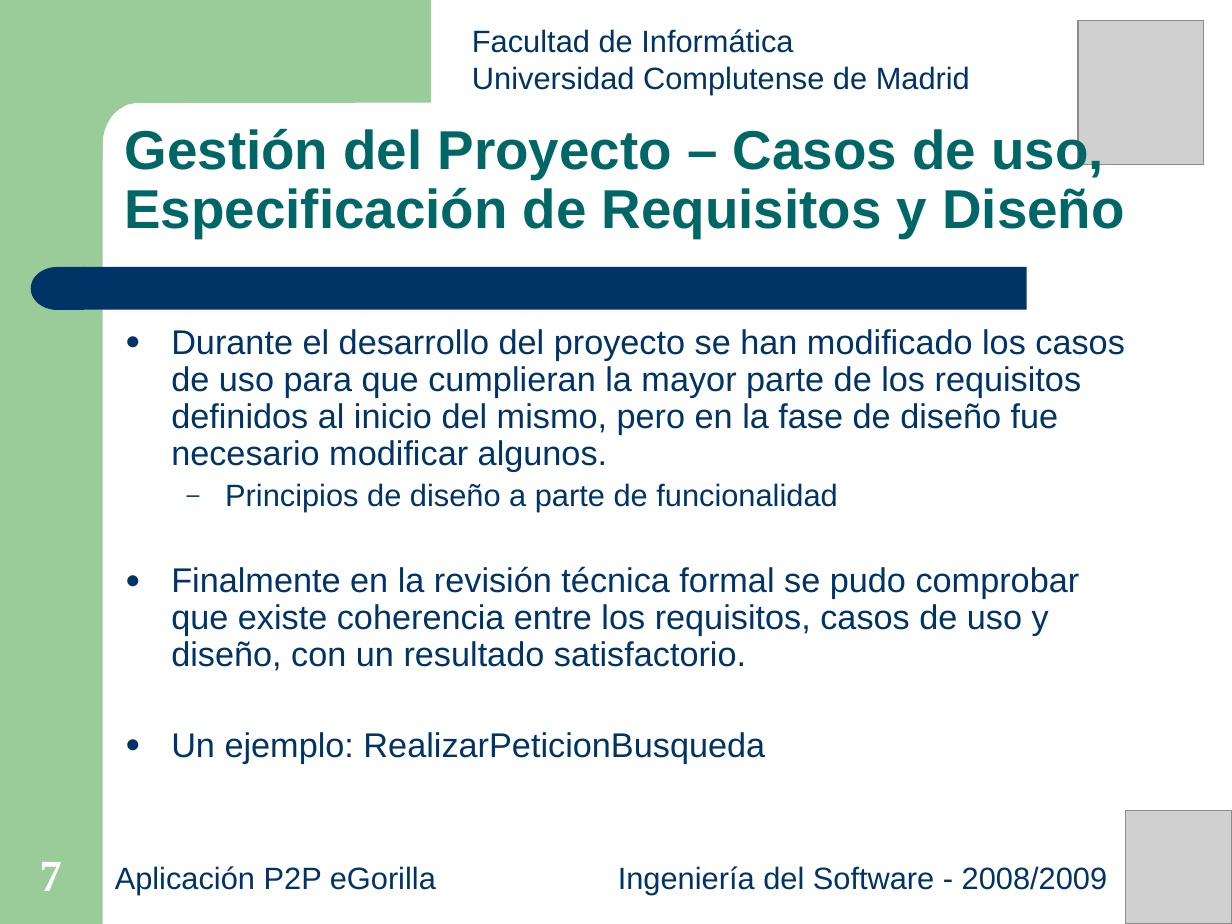
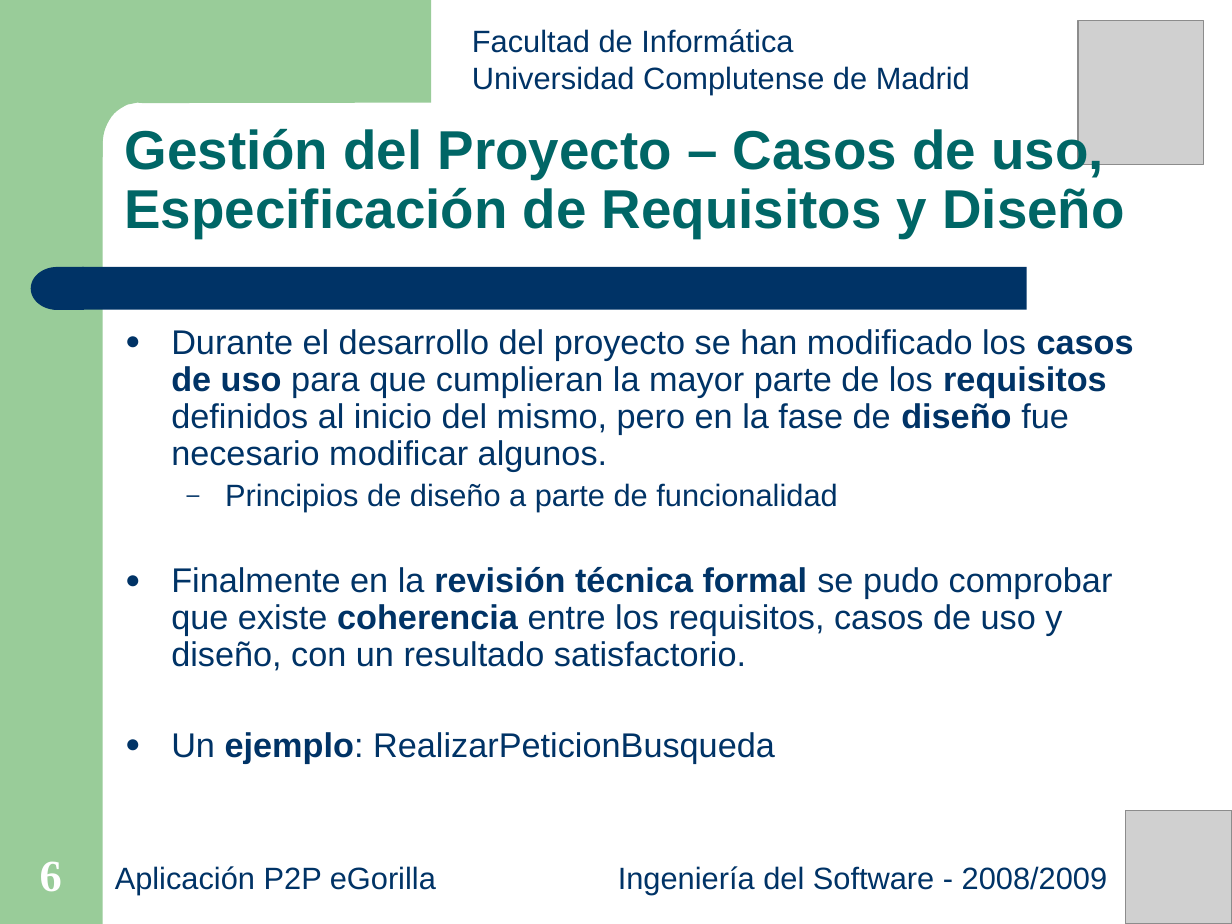
Before and after one commit to salcedonia/egorilla-software-engineering-2008-2009, a slide deck: slide 6 of doc/presentaciones/Presentacion_27-05-2009.ppt (slide 7 before the commit). Drawn at 1232x924 pixels with LibreOffice and Linux fonts; fonts in the diff are those of the drawing; grey boxes stand for pictures. Boxes give left, top, right and bottom in pixels: in the first picture for what was removed or moved away, otherwise in the second. Text is boxed around its words. In the diff, an @@ line names an element or a change of style, - is before the commit and + after.

```diff
--- a/doc/presentaciones/Presentacion_27-05-2009.ppt
+++ b/doc/presentaciones/Presentacion_27-05-2009.ppt
@@ text at [171,329,1134,763]: bold on in "casos de uso requisitos diseño", "revisión técnica formal coherencia", "ejemplo:" @@
@@ page number at [40,861,62,892]: text changed @@
-7
+6
```
Also in this commit, not shown: 2 other slides changed, 1 slide removed.
